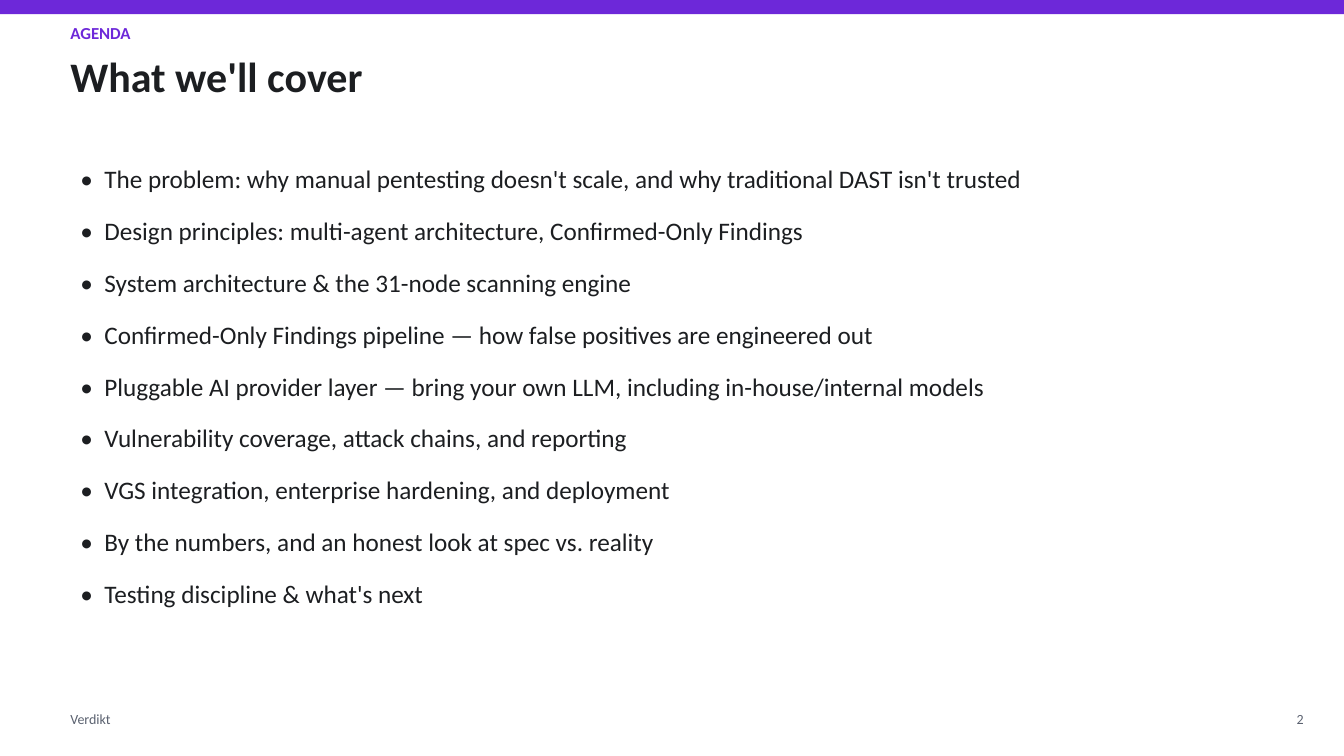
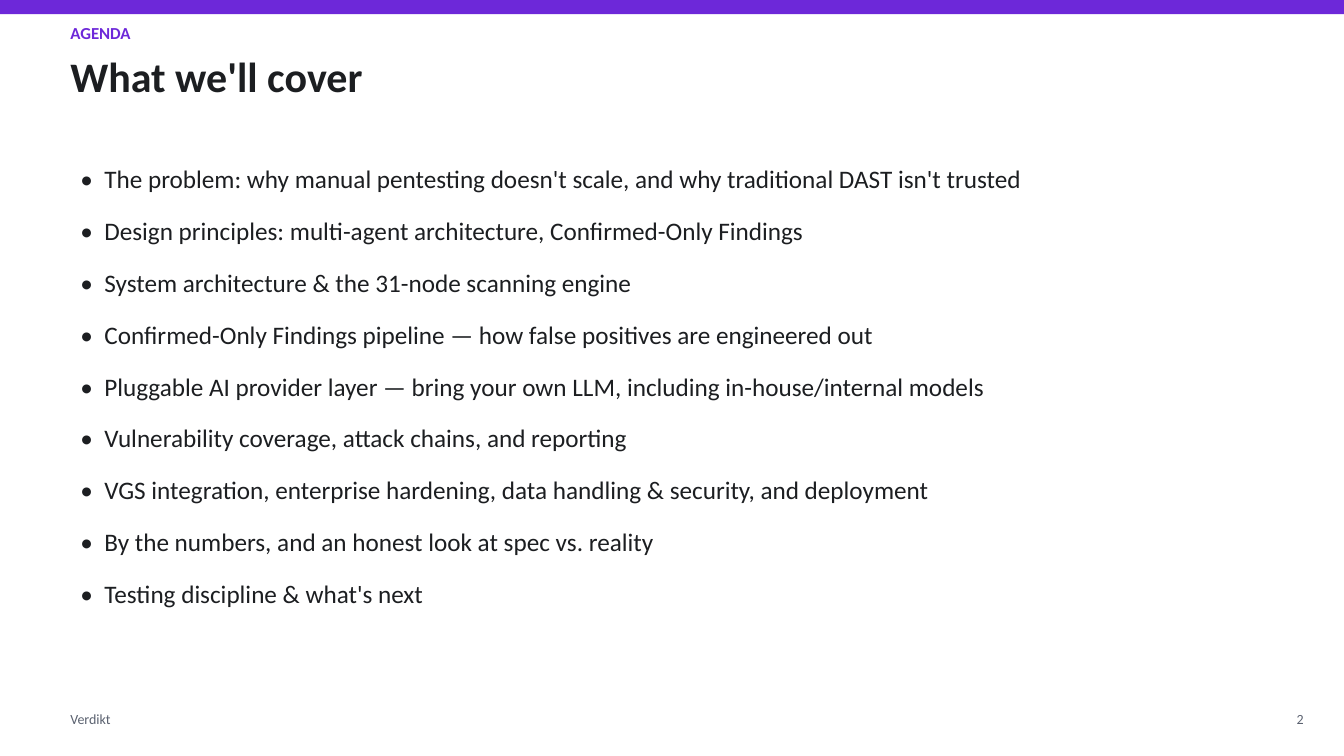
Before and after one commit to mudigondabhanu85/verdikt, a slide deck: slide 2 of docs/architecture-overview/Verdikt_Presentation.pptx. Drawn at 1344x756 pixels with LibreOffice and Linux fonts; fonts in the diff are those of the drawing. Boxes give left, top, right and bottom in pixels: in the first picture for what was removed or moved away, otherwise in the second. Text is boxed around its words. In the diff, an @@ line names an element or a change of style, - is before the commit and + after.

```diff
--- a/docs/architecture-overview/Verdikt_Presentation.pptx
+++ b/docs/architecture-overview/Verdikt_Presentation.pptx
@@ text at <box>104,481,928,504</box>: text changed @@
-• VGS integration, enterprise hardening, and deployment
+• VGS integration, enterprise hardening, data handling & security, and deployment
```
Also in this commit, not shown: 8 other slides changed, 1 slide added, 9 other files.
